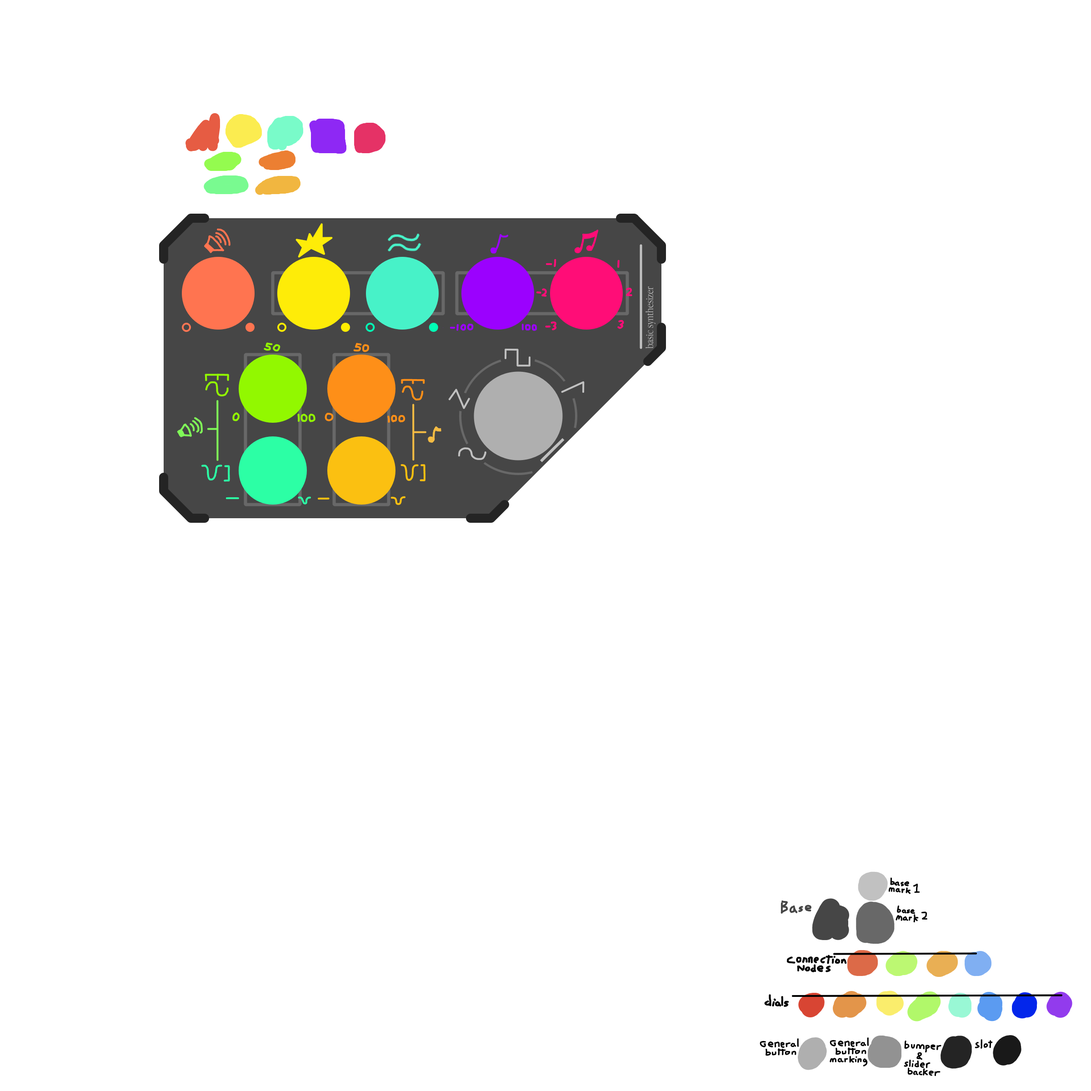
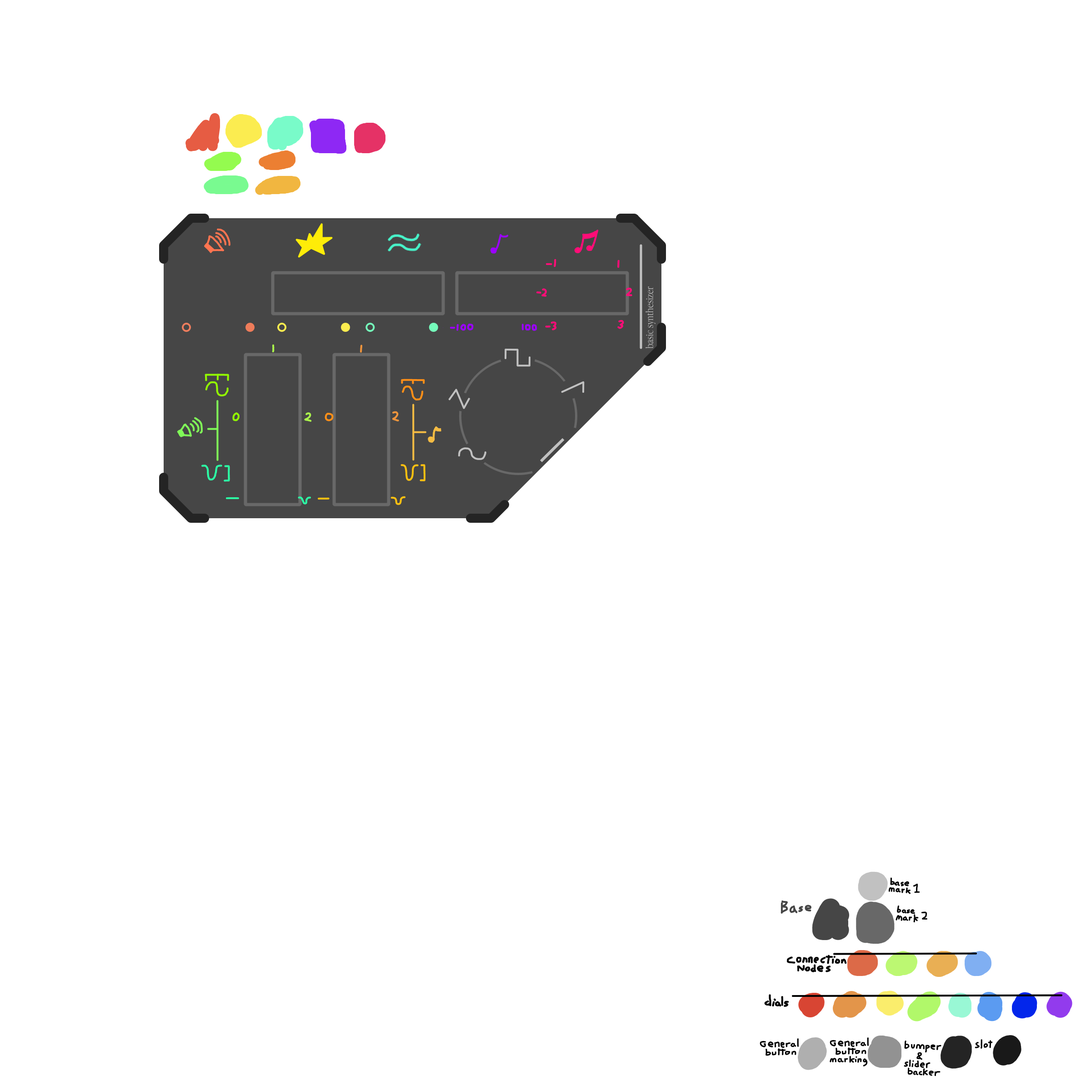
The second 1091x1091 image is a revision of the first. Changes to its layers:
painted on "markings 3" over [181,256,624,505]
painted on "markings 2" over [232,261,624,505]
painted on "pallet" over [181,256,624,505]
